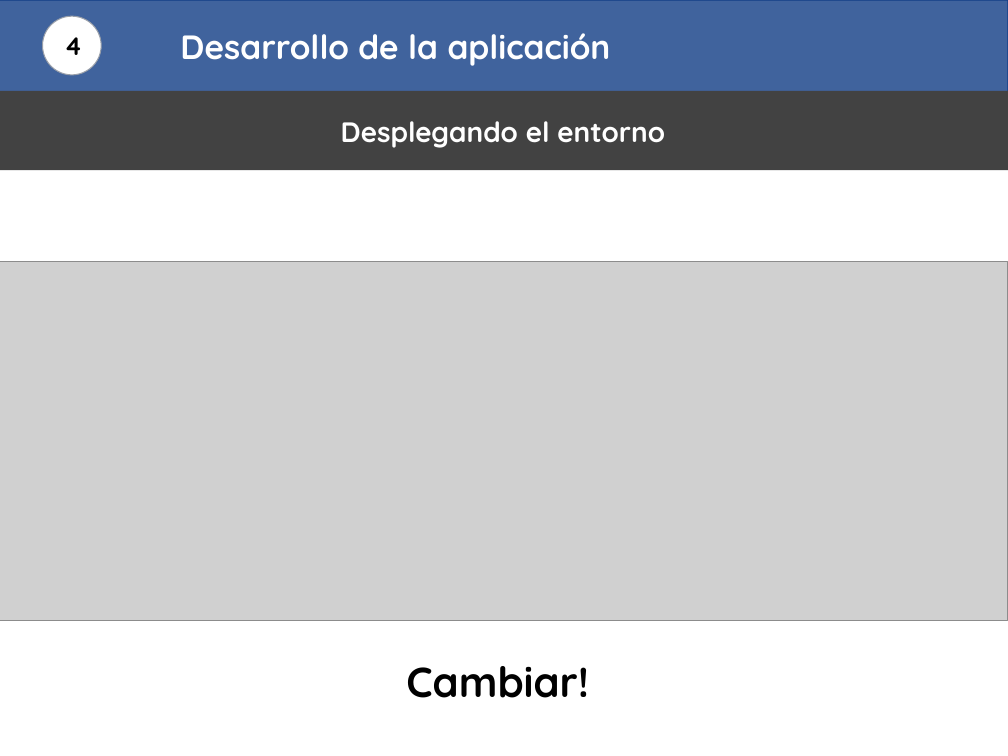
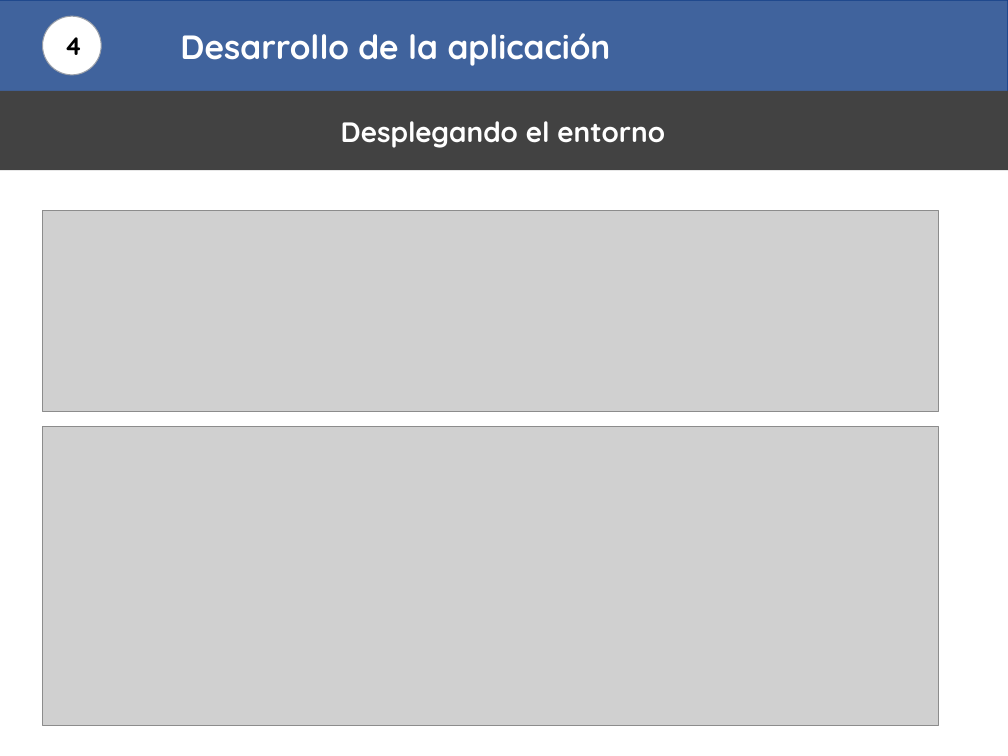
Before and after one commit to EleazarRubio/Master_Ciberseguridad_US, a slide deck: slide 12 of Presentacion/Presentacion_TFM_Eleazar_Rubio.pptx. Drawn at 1008x756 pixels with LibreOffice and Linux fonts; fonts in the diff are those of the drawing; grey boxes stand for pictures. Boxes give left, top, right and bottom in pixels: in the first picture for what was removed or moved away, otherwise in the second. Text is boxed around its words. In the diff, an @@ line names an element or a change of style, - is before the commit and + after.

```diff
--- a/Presentacion/Presentacion_TFM_Eleazar_Rubio.pptx
+++ b/Presentacion/Presentacion_TFM_Eleazar_Rubio.pptx
@@ picture added at (x1=42, y1=211, x2=937, y2=412) @@
@@ picture removed at (x1=0, y1=261, x2=1008, y2=621) @@
@@ picture added at (x1=42, y1=426, x2=937, y2=726) @@
@@ text removed at (x1=406, y1=666, x2=589, y2=698) @@
-Cambiar!
```
Also in this commit, not shown: 7 other slides changed, 5 slides added.
